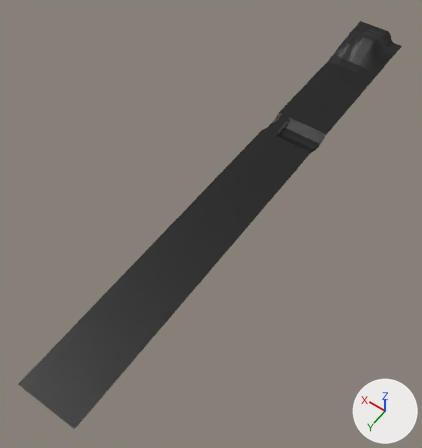
What one commit did to the COLLADA model media_src/Terrain_2.dae.
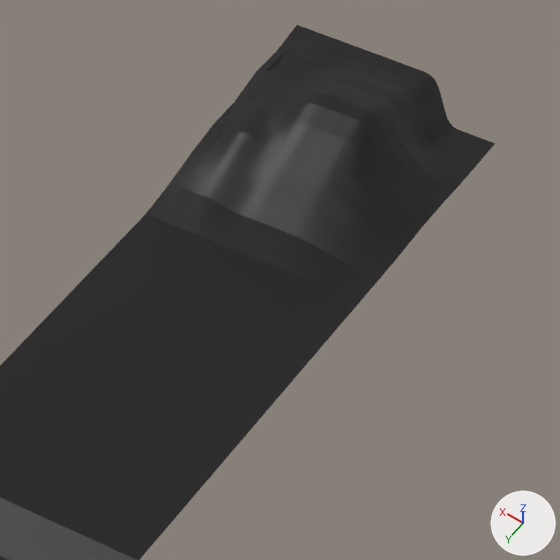
Old and new are each drawn whole from a 50 mm camera at (-0.341, 0.606, 0.75) aimed at (0.02, 0.101, -0.043) and again close up on the part from 70% to 99% of the width and 4% to 30% of the height. Arrows for +X, +Y and +Z are at lower right; the lights stay in place.

Before the edit, the objects in view are built like this:
```python
me_2023_competition_driving_surface_v0_1 = bpy.data.meshes.new('2023_Competition_Driving_Surface_v0.1')
me_2023_competition_driving_surface_v0_1.from_pydata(...)  # 3534 vertices, 6818 faces; spans x -0.052..0.052, y -0.5..0.5, z -0.009..0.034
me_2023_competition_driving_surface_v0_1.materials.append(mat_2023_competition_driving_surface_v0_1)  # black #000000
ob_2023_competition_driving_surface_v0_1 = bpy.data.objects.new('2023_Competition_Driving_Surface_v0.1', me_2023_competition_driving_surface_v0_1)
ob_2023_competition_driving_surface_v0_1.location = (0.0, 0.0, 0.0)
```
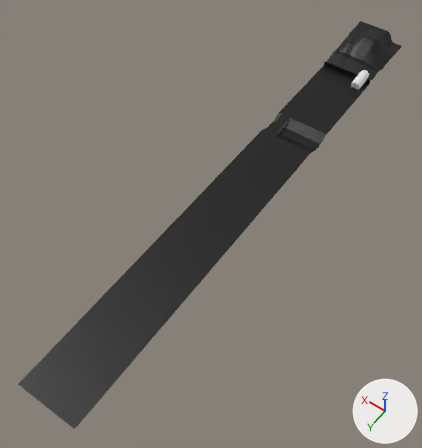
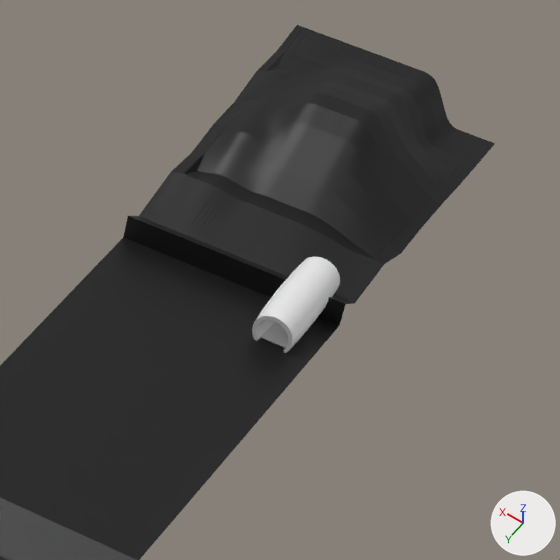
Diff of the bpy script that builds the scene:
```diff
--- a/media_src/Terrain_2.dae.py
+++ b/media_src/Terrain_2.dae.py
@@ me_2023_competition_driving_surface_v0_1 @@
 # used by ob_2023_competition_driving_surface_v0_1; location = (0.0, 0.0, 0.0)
-me_2023_competition_driving_surface_v0_1.from_pydata(...)  # 3534 vertices, 6818 faces; spans x -0.052..0.052, y -0.5..0.5, z -0.009..0.034
+me_2023_competition_driving_surface_v0_1.from_pydata(...)  # 3528 vertices, 6790 faces; spans x -0.052..0.052, y -0.5..0.5, z -0.009..0.034
+# me_2023_competition_driving_surface_v0_1 part 1: 87 vertices moved from x -0.052..0.052, y -0.382..-0.343, z 0.0..0.005 to x -0.052..0.052, y -0.382..-0.343, z 0.0..0.012; 164 vertices removed from x -0.052..0.052, y -0.382..-0.324, z 0.0..0.005; 158 vertices added at x -0.052..0.052, y -0.382..-0.343, z 0.003..0.012
 me_2023_competition_driving_surface_v0_1.materials.append(mat_2023_competition_driving_surface_v0_1)
@@ me_torus @@
+me_torus.from_pydata(...)  # 480 vertices, 960 faces; spans x -1.25..1.25, y -1.25..1.19, z -0.22..0.22
@@ ob_torus @@
+ob_torus = bpy.data.objects.new('Torus', me_torus)
+ob_torus.location = (-0.0341, -0.3339, 0.0085)
+ob_torus.rotation_euler = (-1.658, 0.0, 0.0)  # degrees (-95, 0, 0)
+ob_torus.scale = (-0.00814, 0.00819, 0.0983)
```

Changed parts and their boxes [x1, y1, x2, y2] in the close-ups (560 x 560 px; the box of a moved part takes in the faces that stretch with it):
'Torus', added: after [252, 257, 340, 353]
part 1 of me_2023_competition_driving_surface_v0_1, moved or reshaped: [80, 153, 401, 374] in both
